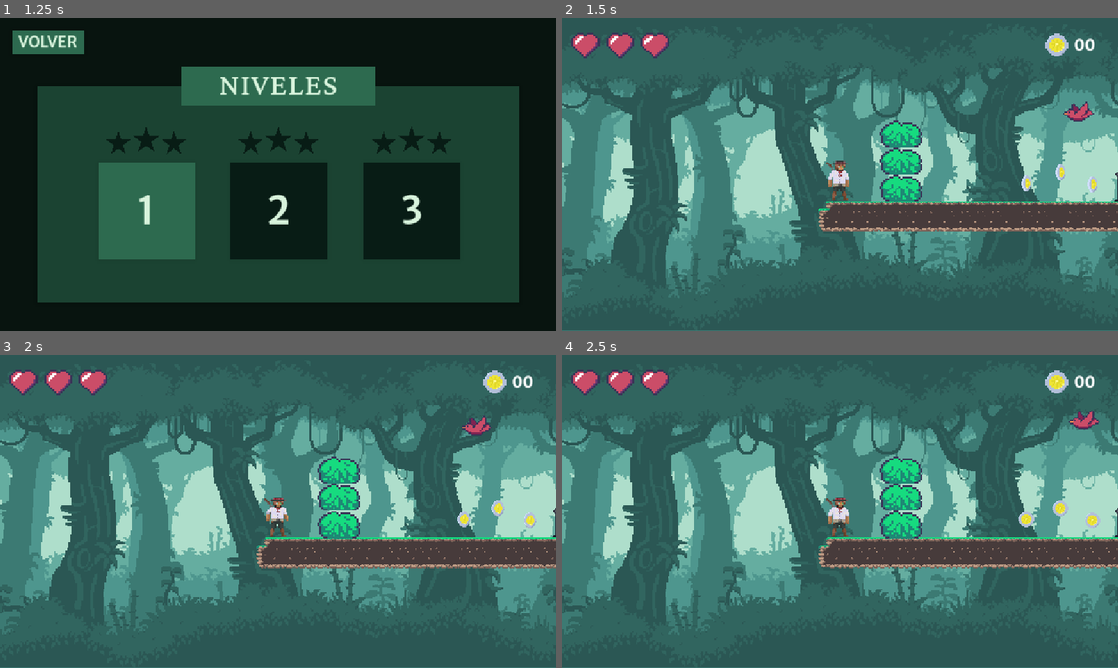
Above: before the commit, frames 1-4 (two rows, left to right).
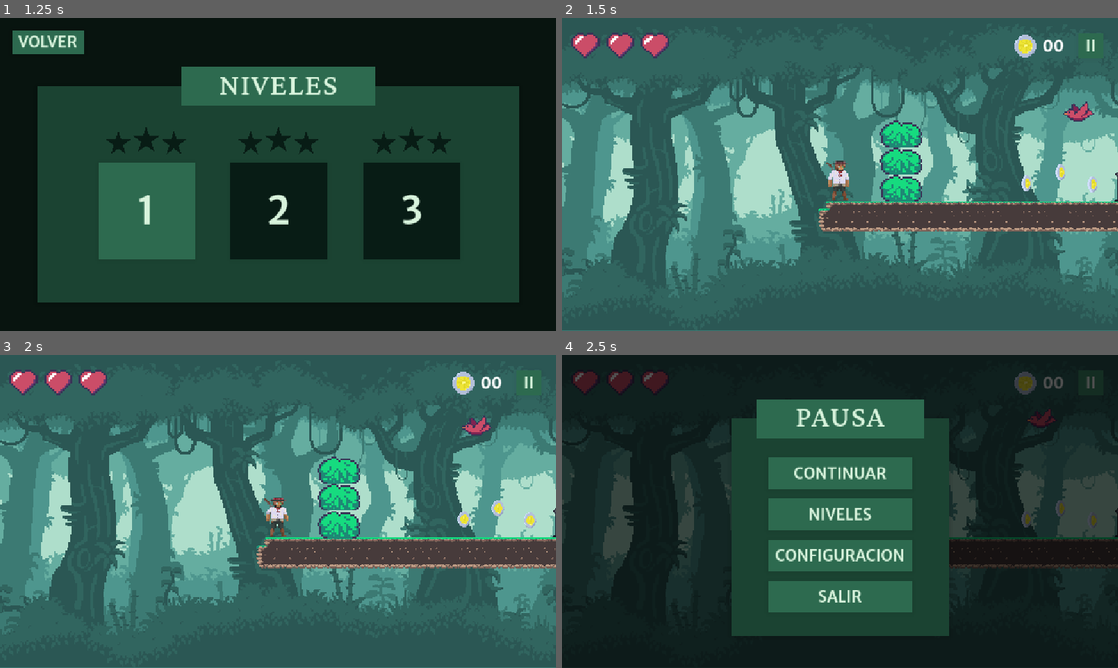
Above: after the commit, the same moments.

Repository: LYoshi02/TP-Videojuegos
Game: Godot game, scene res://pantallas/menu_principal/menu_principal.tscn
The game is run twice, just before and just after one commit, with the same random seed, the same clock (stepped at 60 frames per second) and the same inputs.
Inputs (mouse positions are in pixels of both pictures, inside the frame that each line leads up to):
- Up to frame 1 (1.25 s): click "NIVELES" at 0.5 s
- Up to frame 2 (1.5 s): click "1" at 1.25 s
- Up to frame 3 (2 s): no input
- Up to frame 4 (2.5 s): click (1090, 383) at 2 s, where only the run after the commit has a clickable "II"

Frame 1 is identical in both runs. In frame 2, 0.6% of the frame differs, in the area x 81-96%, y 4-13%; in frame 3, 0.6%; in frame 4, 94%, in the area x 0-100%, y 0-100%.

Commit message:
agregar boton de pausa al hud

Diff:
--- a/pantallas/pausa/pausa.gd
+++ b/pantallas/pausa/pausa.gd
@@ -10,8 +10,7 @@
 			hide()
 			panel_configuracion.hide()
 		else:
-			get_tree().paused = true;
-			show()
+			pausar_juego()
 
 func _on_continuar_boton_pressed() -> void:
 	get_tree().paused = false;
@@ -27,3 +26,7 @@
 func _on_salir_boton_pressed() -> void:
 	get_tree().paused = false;
 	get_tree().change_scene_to_file(GLOBAL.PANTALLAS["MENU_PRINCIPAL"])
+
+func pausar_juego() -> void:
+	get_tree().paused = true;
+	show()
--- a/ui/hud/hud.gd
+++ b/ui/hud/hud.gd
@@ -3,6 +3,7 @@
 @export var corazones: Array[Node]
 
 @onready var moneda_label: Label = $MonedasPanel/HBoxContainer/MonedaLabel
+@onready var pausa_panel: Panel = $PausaPanel
 
 func actualizar_label_monedas(monedas_recolectadas: int, _monedas_totales: int):
 	moneda_label.text = str(monedas_recolectadas).pad_zeros(2)
@@ -15,3 +16,6 @@
 		else:
 			#corazones[nro_corazon].hide()
 			corazones[nro_corazon].modulate = Color(1, 1, 1, 0)
+
+func _on_boton_pausa_pressed() -> void:
+	pausa_panel.pausar_juego()
--- a/ui/hud/hud.tscn
+++ b/ui/hud/hud.tscn
@@ -1,8 +1,9 @@
-[gd_scene load_steps=14 format=3 uid="uid://csd5xp48x83s2"]
+[gd_scene load_steps=15 format=3 uid="uid://csd5xp48x83s2"]
 
 [ext_resource type="Script" uid="uid://cyvahdqdbxwti" path="res://ui/hud/hud.gd" id="1_imuuq"]
 [ext_resource type="Texture2D" uid="uid://dttx8sc650qf4" path="res://assets/imagenes/moneda.png" id="2_imuuq"]
 [ext_resource type="FontFile" uid="uid://br0ox30rd3ddl" path="res://assets/fuentes/merriweather_sans/MerriweatherSans-VariableFont_wght.ttf" id="3_gfles"]
+[ext_resource type="PackedScene" uid="uid://sddk5xqkdc4t" path="res://ui/boton.tscn" id="3_imuuq"]
 [ext_resource type="Texture2D" uid="uid://batb4gmhxhy0c" path="res://assets/imagenes/heart.png" id="3_o2lis"]
 [ext_resource type="PackedScene" uid="uid://8y047fvxb73e" path="res://pantallas/pausa/pausa.tscn" id="5_kwc50"]
 [ext_resource type="Texture2D" uid="uid://clf73hllkd8vu" path="res://assets/imagenes/arrow.png" id="7_o2lis"]
@@ -47,10 +48,10 @@
 anchor_top = 0.5
 anchor_right = 0.5
 anchor_bottom = 0.5
-offset_left = -62.0
-offset_top = -23.5
-offset_right = 62.0
-offset_bottom = 23.5
+offset_left = -127.0
+offset_top = -21.5
+offset_right = -3.0
+offset_bottom = 25.5
 grow_horizontal = 2
 grow_vertical = 2
 theme_override_constants/separation = 10
@@ -70,6 +71,17 @@
 text = "00"
 horizontal_alignment = 1
 vertical_alignment = 1
+
+[node name="BotonPausa" parent="." instance=ExtResource("3_imuuq")]
+anchors_preset = 1
+anchor_left = 1.0
+anchor_right = 1.0
+offset_left = -82.0
+offset_top = 32.0
+offset_right = -32.0
+offset_bottom = 82.0
+grow_horizontal = 0
+text = "II"
 
 [node name="VidasPanel" type="Panel" parent="."]
 offset_left = 41.0
@@ -167,3 +179,5 @@
 shape = SubResource("RectangleShape2D_gfles")
 action = "salto"
 visibility_mode = 1
+
+[connection signal="pressed" from="BotonPausa" to="." method="_on_boton_pausa_pressed"]
